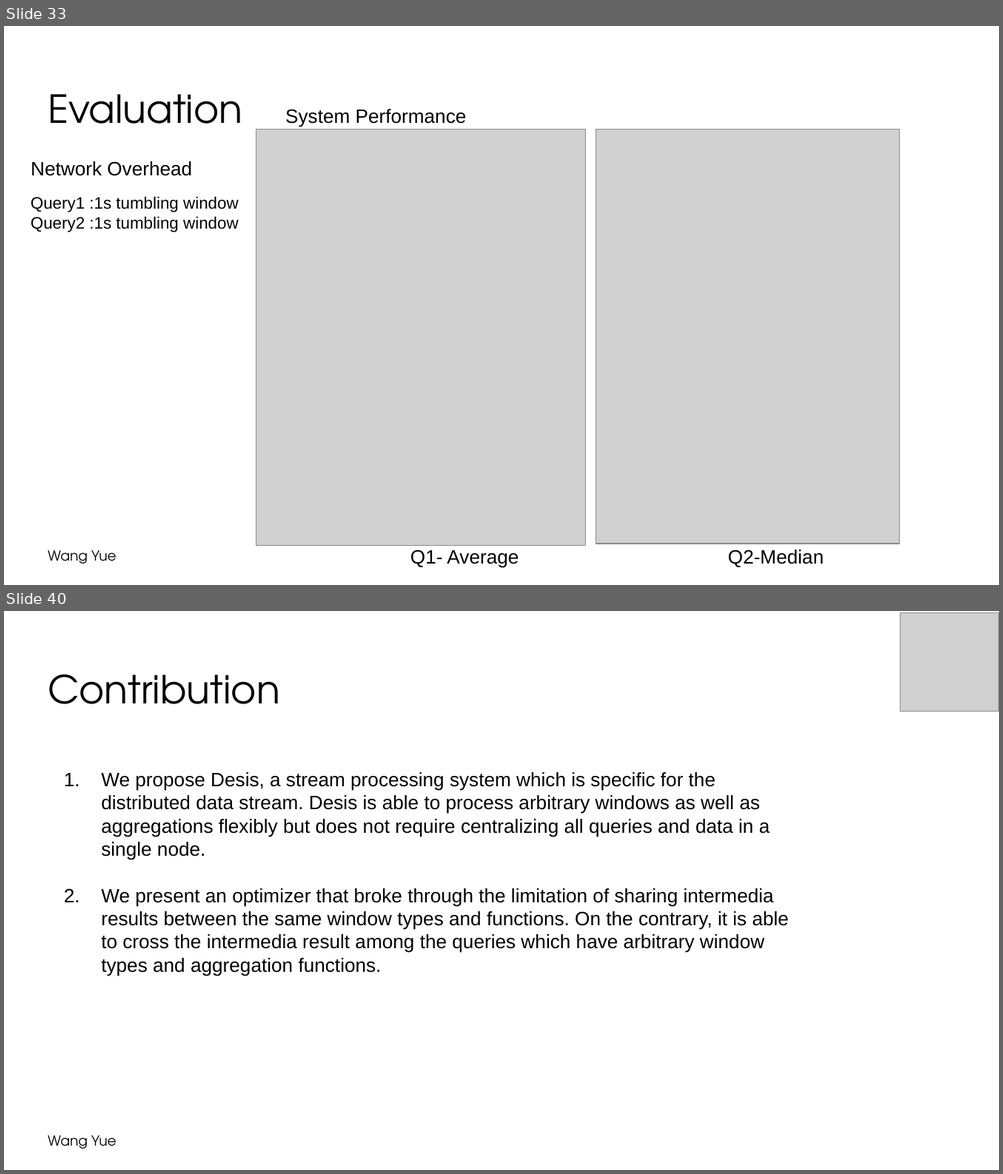
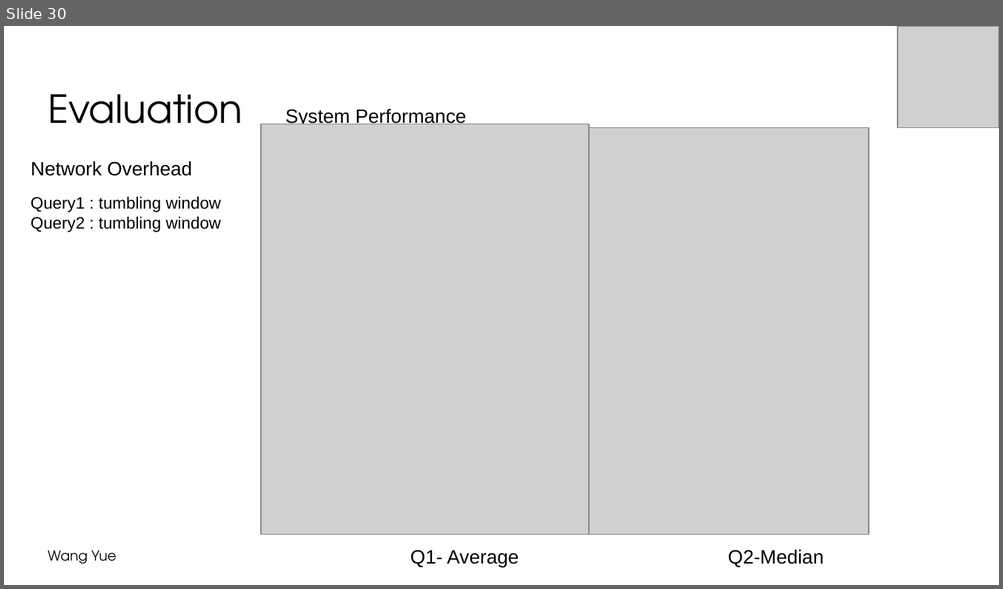
Before and after one commit to wywclmqf/DESengine, a slide deck: FigureScripts/symposium 2022-4.pptx. Shown one above the other, each under a label of ours: slides 33 and 40 before the commit, slide 30 after it; the slides between them are not shown. The pictures are 1003x1174 and 1003x589 pixels, drawn with LibreOffice and Linux fonts; fonts in the diff are those of the drawing; grey boxes stand for pictures; background and template pictures are left out. Boxes give left, top, right and bottom in pixels: in the first picture for what was removed or moved away, otherwise in the second. Text is boxed around its words. In the diff, an @@ line names an element or a change of style, - is before the commit and + after.

```diff
--- a/FigureScripts/symposium 2022-4.pptx
+++ b/FigureScripts/symposium 2022-4.pptx
@@ slide 40 removed at bbox=[4, 611, 999, 1170], background #FFFFFF; not listed: 1 template element that a slide beside it also shows @@
@@ picture removed at bbox=[900, 613, 999, 712] @@
@@ text removed at bbox=[48, 674, 280, 704] @@
-Contribution
@@ text removed at bbox=[101, 772, 788, 977] @@
-1. We propose Desis, a stream processing system which is specific for the distributed data stream. Desis is able to process arbitrary windows as well as aggregations flexibly but does not require centralizing all queries and data in a single node.
-2. We present an optimizer that broke through the limitation of sharing intermedia results between the same window types and functions. On the contrary, it is able to cross the intermedia result among the queries which have arbitrary window types and aggregation functions.
@@ what was slide 33 is now slide 30 @@
@@ slide 30 changed as well @@
@@ picture added at bbox=[897, 26, 999, 127] @@
@@ picture: place and size @@
-picture at bbox=[256, 130, 585, 546]
+picture at bbox=[261, 124, 589, 535]
@@ picture: place and size @@
-picture at bbox=[596, 130, 899, 544]
+picture at bbox=[589, 127, 868, 534]
@@ text at bbox=[31, 196, 222, 232]: text changed @@
-Query1 :1s tumbling window
-Query2 :1s tumbling window
+Query1 : tumbling window
+Query2 : tumbling window
```
Also in this commit, not shown: 29 other slides changed, 4 slides added, 9 other slides removed, 5 other files.
